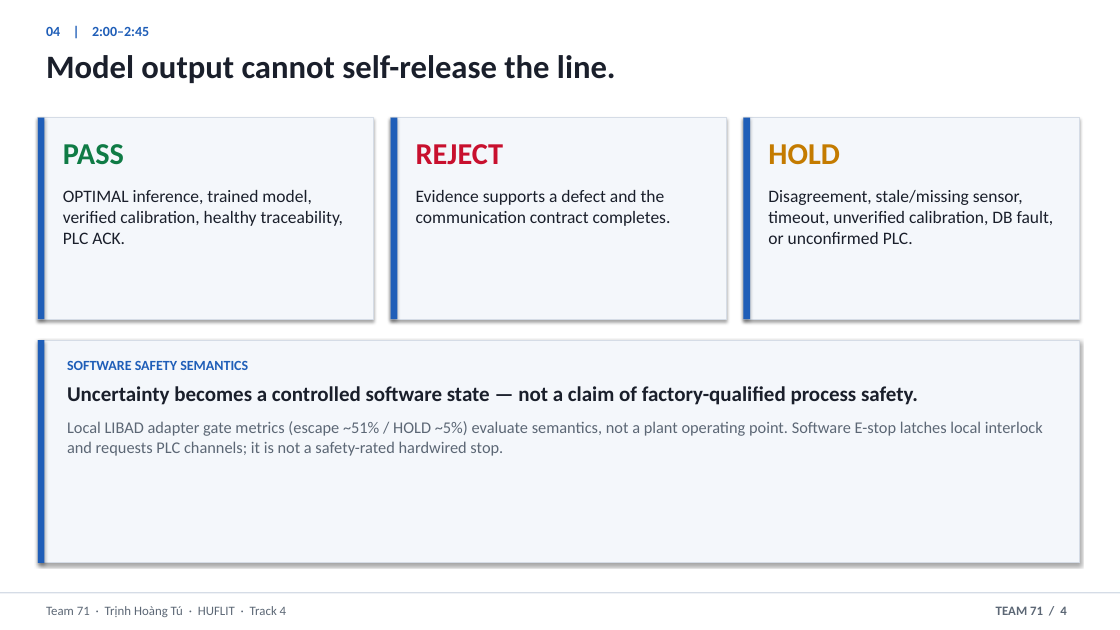
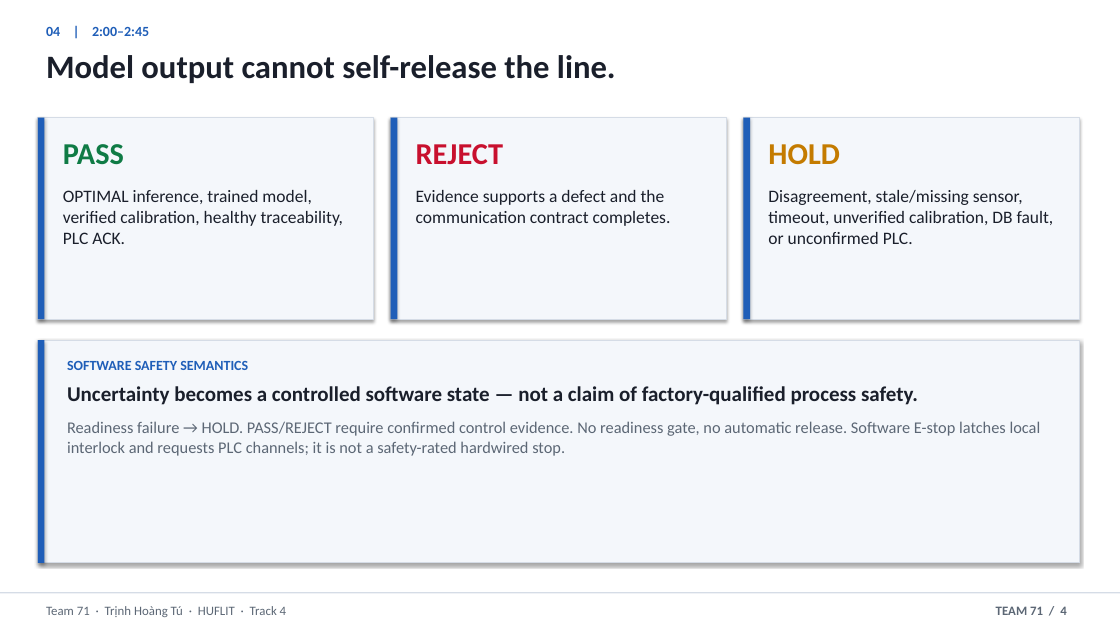
Before and after one commit to thtcsec/securecoating-vision, a slide deck: slide 4 of SecureCoating-Vision_Final_Defense_6min.pptx. Drawn at 1120x630 pixels with LibreOffice and Linux fonts; fonts in the diff are those of the drawing. Boxes give left, top, right and bottom in pixels: in the first picture for what was removed or moved away, otherwise in the second. Text is boxed around its words. In the diff, an @@ line names an element or a change of style, - is before the commit and + after.

```diff
--- a/SecureCoating-Vision_Final_Defense_6min.pptx
+++ b/SecureCoating-Vision_Final_Defense_6min.pptx
@@ text at <box>67,421,1041,456</box>: text changed @@
-Local LIBAD adapter gate metrics (escape ~51% / HOLD ~5%) evaluate semantics, not a plant operating point. Software E-stop latches local interlock and requests PLC channels; it is not a safety-rated hardwired stop.
+Readiness failure → HOLD. PASS/REJECT require confirmed control evidence. No readiness gate, no automatic release. Software E-stop latches local interlock and requests PLC channels; it is not a safety-rated hardwired stop.
```
Also in this commit, not shown: 1 other slide changed, 15 other files.
